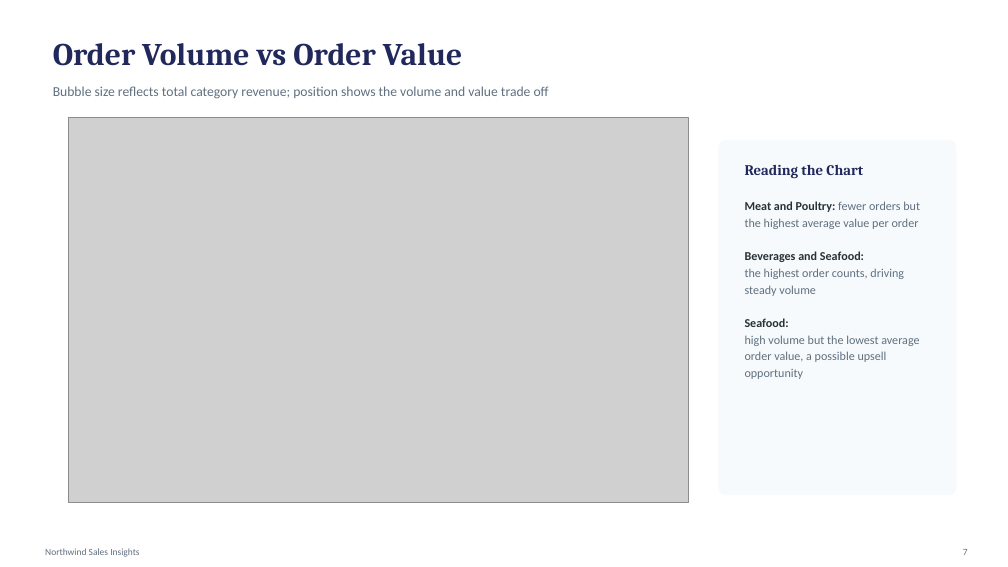
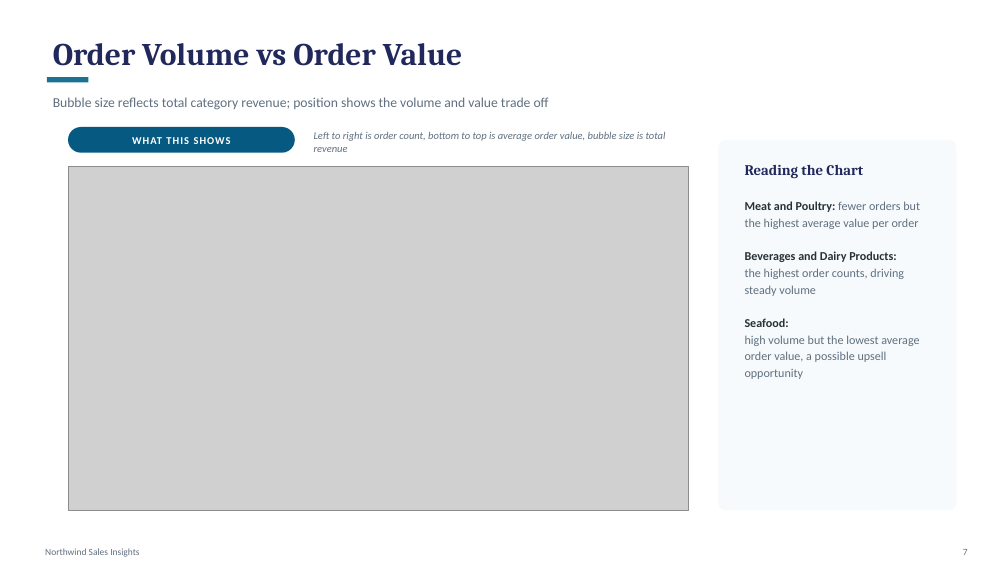
Before and after one commit to Simba90m/dbt_project_mahmoud, a slide deck: slide 7 of models/northwind/docs/Northwind_Sales_Insights.pptx. Drawn at 1008x567 pixels with LibreOffice and Linux fonts; fonts in the diff are those of the drawing; grey boxes stand for pictures. Boxes give left, top, right and bottom in pixels: in the first picture for what was removed or moved away, otherwise in the second. Text is boxed around its words. In the diff, an @@ line names an element or a change of style, - is before the commit and + after.

```diff
--- a/models/northwind/docs/Northwind_Sales_Insights.pptx
+++ b/models/northwind/docs/Northwind_Sales_Insights.pptx
@@ text "Bubble size reflects total category ..." moved from (x1=53, y1=86, x2=549, y2=99) to (x1=53, y1=97, x2=549, y2=110) @@
@@ rectangle added at (x1=47, y1=77, x2=88, y2=82), fill #1C7293 @@
@@ rounded rectangle added at (x1=68, y1=127, x2=295, y2=153), fill #065A82 @@
@@ text added at (x1=132, y1=137, x2=231, y2=144), 10 pt, text #FFFFFF, bold @@
+WHAT THIS SHOWS
@@ text added at (x1=314, y1=131, x2=666, y2=152), 10 pt, text #607080, italic @@
+Left to right is order count, bottom to top is average order value, bubble size is total revenue
@@ rounded rectangle resized from (x1=718, y1=140, x2=957, y2=495) to (x1=718, y1=140, x2=957, y2=510) @@
@@ picture resized from (x1=68, y1=117, x2=688, y2=503) to (x1=68, y1=166, x2=688, y2=510) @@
@@ text at (x1=745, y1=251, x2=896, y2=262): text changed @@
-Beverages and Seafood:
+Beverages and Dairy Products:
```
Also in this commit, not shown: 9 other slides changed, 1 slide added, 1 other file.
